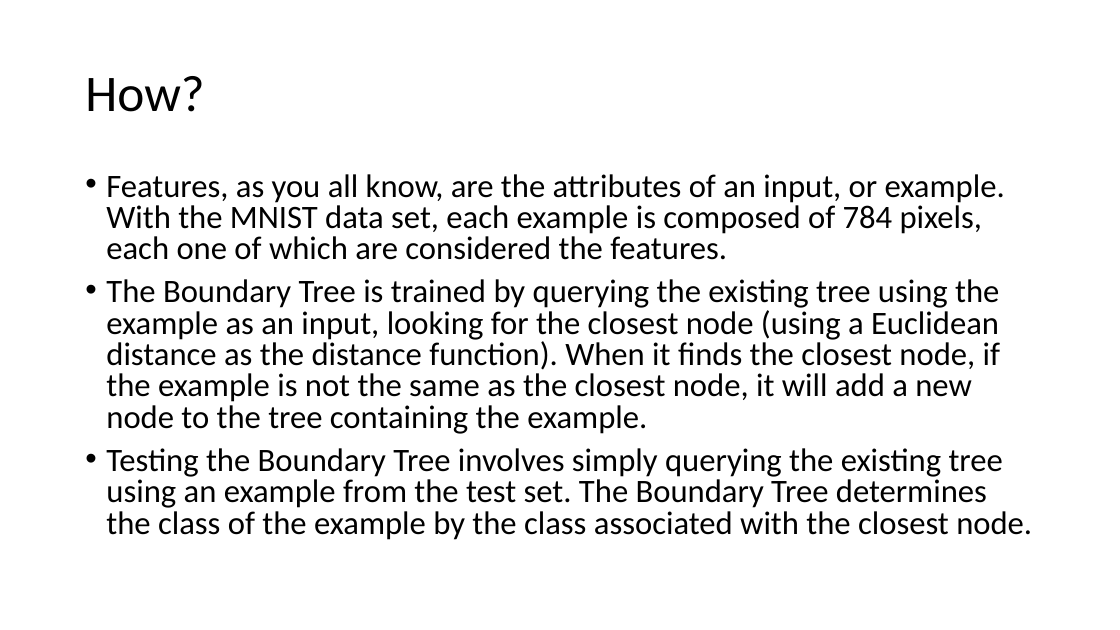
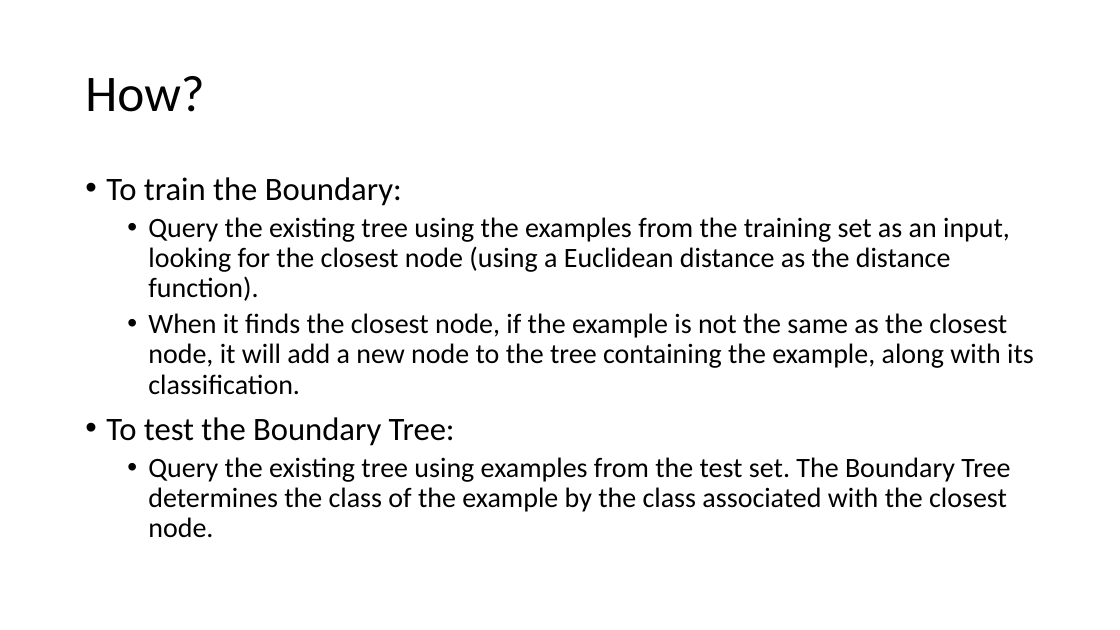
Before and after one commit to jayricco/AIFinalProject, a slide deck: slide 2 of Project/aipresentation.pptx. Drawn at 1120x630 pixels with LibreOffice and Linux fonts; fonts in the diff are those of the drawing. Boxes give left, top, right and bottom in pixels: in the first picture for what was removed or moved away, otherwise in the second. Text is boxed around its words. In the diff, an @@ line names an element or a change of style, - is before the commit and + after.

```diff
--- a/Project/aipresentation.pptx
+++ b/Project/aipresentation.pptx
@@ text at (x1=106, y1=177, x2=1034, y2=538): text changed; size 28 to 24 pt @@
-• Features, as you all know, are the attributes of an input, or example. With the MNIST data set, each example is composed of 784 pixels, each one of which are considered the features.
-• The Boundary Tree is trained by querying the existing tree using the example as an input, looking for the closest node (using a Euclidean distance as the distance function). When it finds the closest node, if the example is not the same as the closest node, it will add a new node to the tree containing the example.
-• Testing the Boundary Tree involves simply querying the existing tree using an example from the test set. The Boundary Tree determines the class of the example by the class associated with the closest node.
+• To train the Boundary:
+  • Query the existing tree using the examples from the training set as an input, looking for the closest node (using a Euclidean distance as the distance function).
+  • When it finds the closest node, if the example is not the same as the closest node, it will add a new node to the tree containing the example, along with its classification.
+• To test the Boundary Tree:
+  • Query the existing tree using examples from the test set. The Boundary Tree determines the class of the example by the class associated with the closest node.
```
Also in this commit, not shown: 6 other slides changed, 1 slide added, 4 other files.
